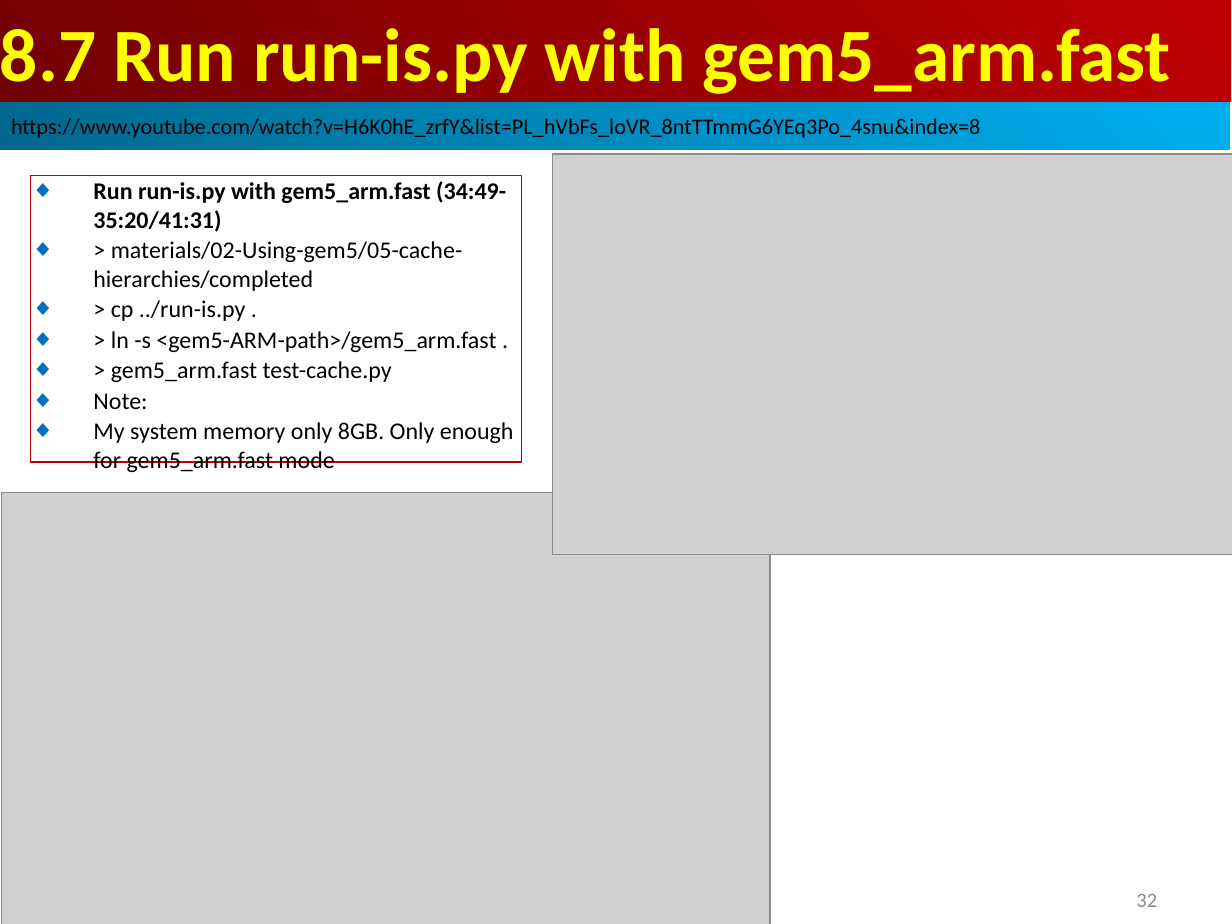
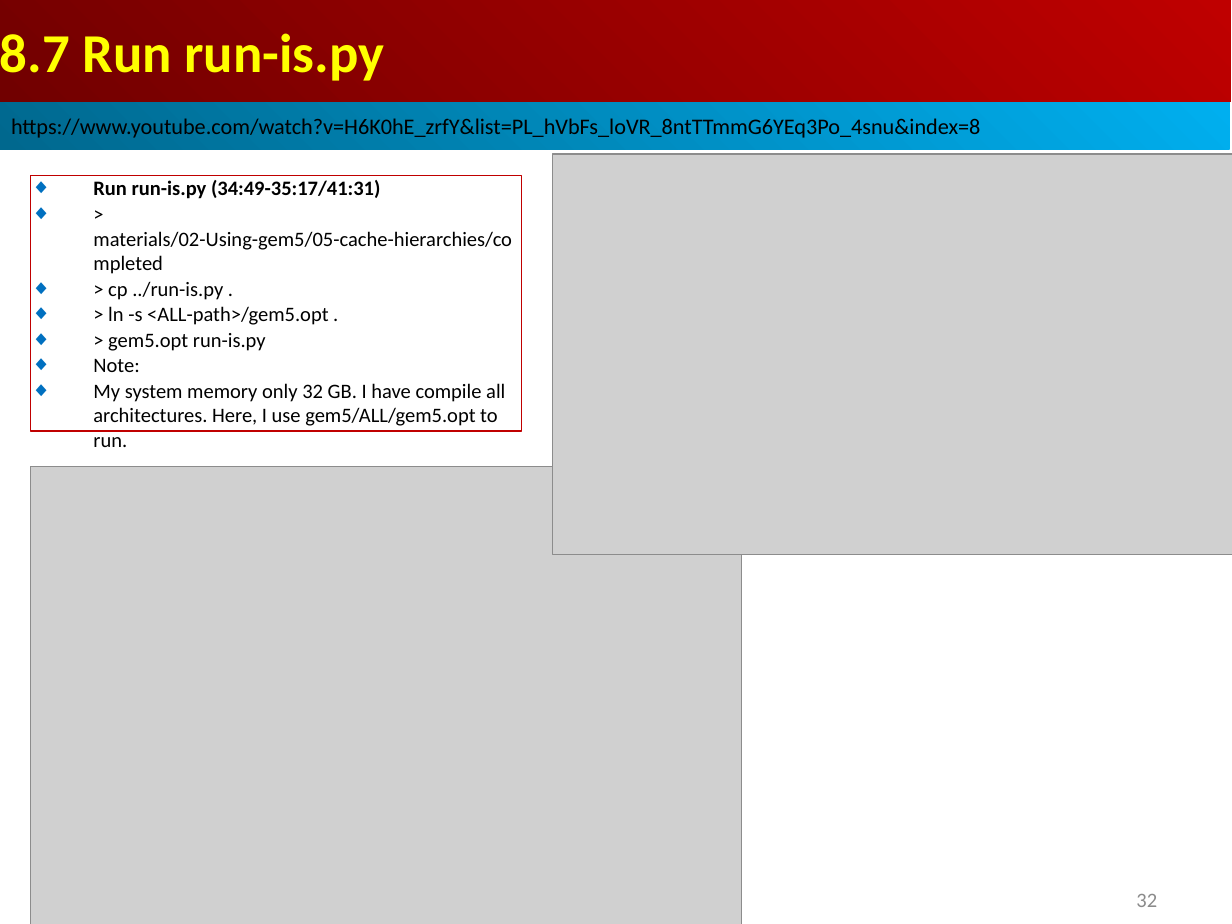
Before and after one commit to peterhchen/AIU_CS850_Gem5_McPAT, a slide deck: slide 32 of 050_Gem5/008.CacheMod/000_Video/008.CacheMod.ppt. Drawn at 1232x924 pixels with LibreOffice and Linux fonts; fonts in the diff are those of the drawing; grey boxes stand for pictures. Boxes give left, top, right and bottom in pixels: in the first picture for what was removed or moved away, otherwise in the second. Text is boxed around its words. In the diff, an @@ line names an element or a change of style, - is before the commit and + after.

```diff
--- a/050_Gem5/008.CacheMod/000_Video/008.CacheMod.ppt
+++ b/050_Gem5/008.CacheMod/000_Video/008.CacheMod.ppt
@@ text in rectangle at box(0, 33, 384, 81): text changed; size 44 to 32 pt @@
-8.7 Run run-is.py with gem5_arm.fast
+8.7 Run run-is.py
@@ rectangle "Run run-is.py (34:49-35:17/41:31)": place and size @@
-rectangle "Run run-is.py (34:49-35:17/41:31)" at box(31, 175, 521, 462)
+rectangle "Run run-is.py (34:49-35:17/41:31)" at box(31, 175, 521, 431)
@@ text in rectangle at box(93, 180, 380, 199): text changed; size 14 to 12 pt @@
-◆ Run run-is.py with gem5_arm.fast (34:49-35:20/41:31)
+◆ Run run-is.py (34:49-35:17/41:31)
@@ text in rectangle at box(93, 231, 512, 372): size 14 to 12 pt in "> materials/02-Using-gem5/05-cache-hierarchies/completed", "> cp ../run-is.py .", "Note:" @@
@@ text in rectangle at box(108, 306, 328, 351): text changed; size 14 to 12 pt @@
-◆ > ln -s <gem5-ARM-path>/gem5_arm.fast .
-◆ > gem5_arm.fast test-cache.py
+◆ > ln -s <ALL-path>/gem5.opt .
+◆ > gem5.opt run-is.py
@@ text in rectangle at box(93, 383, 505, 426): text changed; size 14 to 12 pt @@
-◆ My system memory only 8GB. Only enough for gem5_arm.fast mode
+◆ My system memory only 32 GB. I have compile all architectures. Here, I use gem5/ALL/gem5.opt to run.
@@ picture: place and size @@
-picture at box(1, 493, 770, 924)
+picture at box(31, 467, 742, 924)
```
Also in this commit, not shown: 3 other slides changed, 6 slides added.
